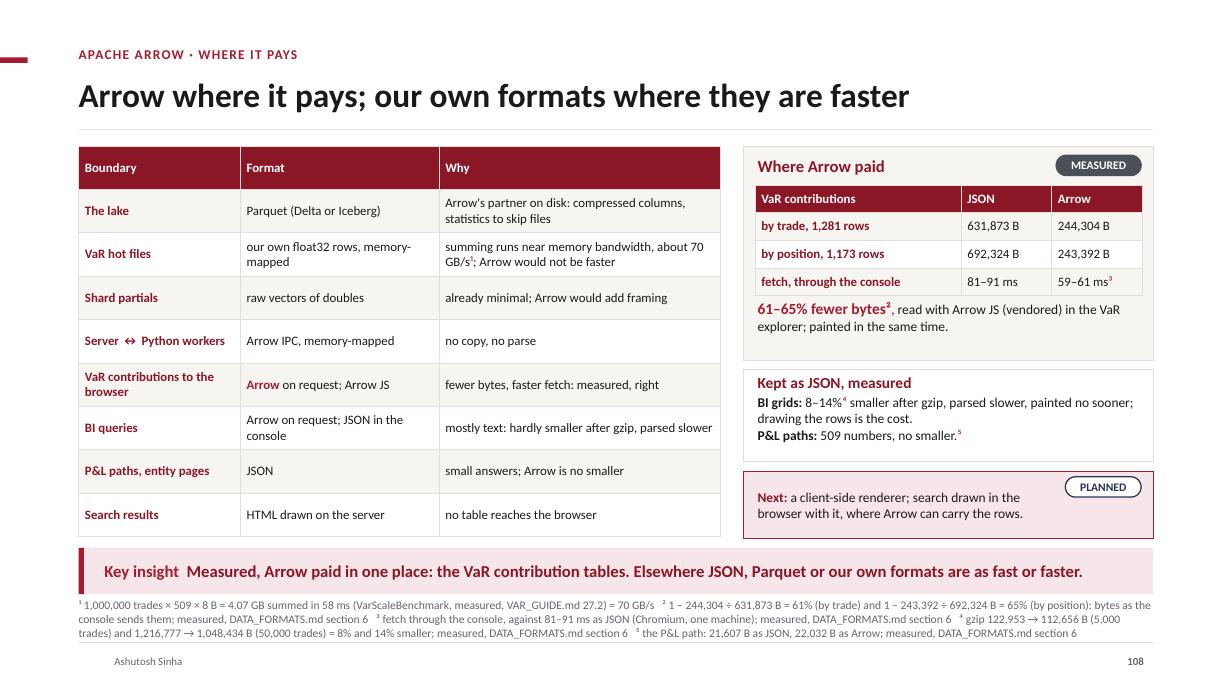
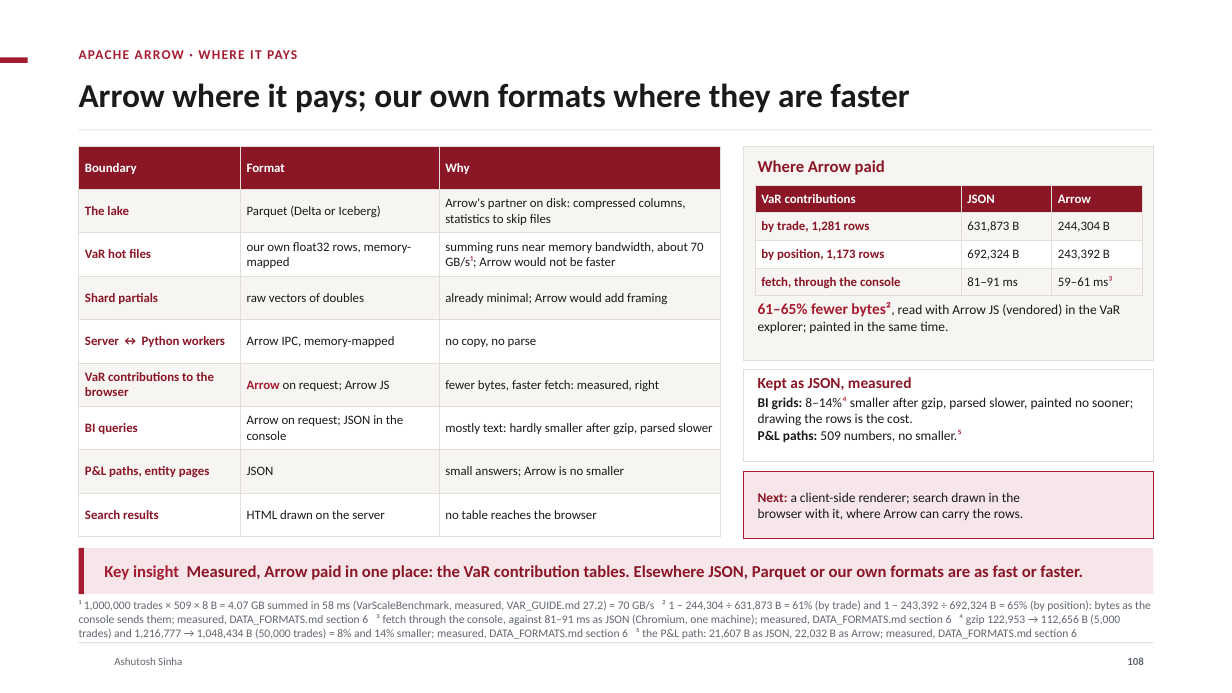
Before and after one commit to ajsinha/drishti, a slide deck: slide 108 of docs/publications/Drishti-Design-and-Evidence.pptx. Drawn at 1232x693 pixels with LibreOffice and Linux fonts; fonts in the diff are those of the drawing; background and template pictures are left out. Boxes give left, top, right and bottom in pixels: in the first picture for what was removed or moved away, otherwise in the second. Text is boxed around its words. In the diff, an @@ line names an element or a change of style, - is before the commit and + after.

Commit message:
Decks: Design-and-Evidence without status pills; the phone tiers and lens menus on the real phone captures; no picture disagrees with its slide (live period statistics and the reports list, real captures for the Risk, Trading, Market and World cases, mock-ups captioned as such with no figures they could contradict); each bank EPE dated; chapter names clear of their numbers

```diff
--- a/docs/publications/Drishti-Design-and-Evidence.pptx
+++ b/docs/publications/Drishti-Design-and-Evidence.pptx
@@ rounded rectangle removed at [1056,155,1141,176] @@
-MEASURED
@@ rounded rectangle removed at [1066,477,1141,497] @@
-PLANNED
```
Also in this commit, not shown: 35 other slides changed, 1 other file.
